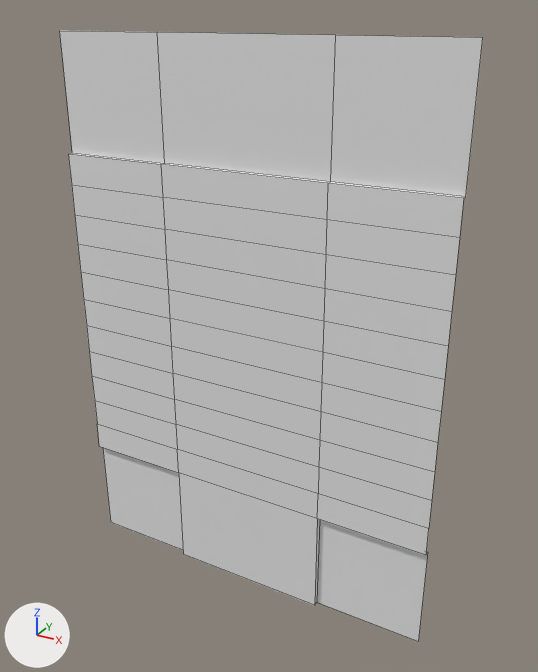
The FBX model Assets/Models/Traffic/Roads/Prop_RoadToSideRoad_T-Section.fbx, before and after one commit.
Both versions are drawn from a 50 mm camera at (19.85, -11.46, 6.03) aimed at (14.19, -1.18, 0.89). The axes (+X, +Y, +Z) are drawn at lower left. The lights are the same throughout. Mesh edges are drawn as thin lines. Where no turn or scale is listed for an object, it has been applied to the vertices.

Objects in the first picture: 'Prop_RoadToSideRoad_T-Section'.
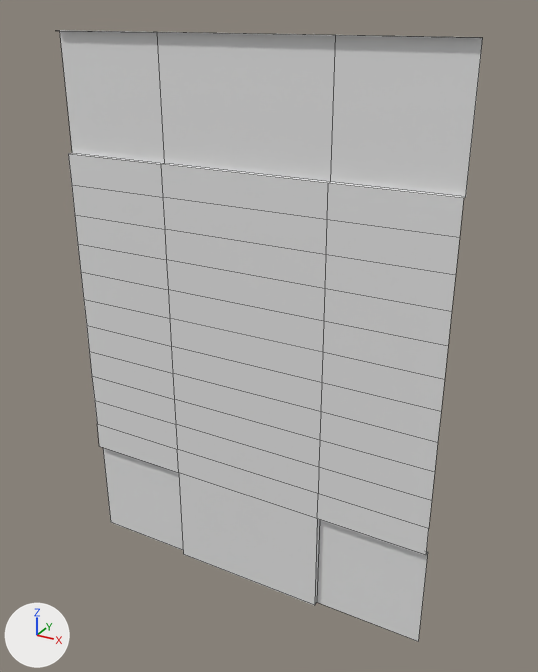
Commit message: Updated road assets

What the commit changed:
me_mesh_roadtosideroad_t_section has 66 vertices, 46 faces and spans x -7.0..0.0, y 0.0..0.1, z -5.0..5.0.
me_mesh_roadtosideroad_t_section is used by ob_prop_roadtosideroad_t_section; location (17.36, -1.51, 0.7).
Verts and faces of me_mesh_roadtosideroad_t_section; kept vertices keep their numbers, new ones are numbered from 66.
Before the commit, vertices of me_mesh_roadtosideroad_t_section: 4 (0.0, 0.1, 5.0) at pixel (482, 37), 5 (-7.0, 0.1, 5.0) at pixel (59, 30), 10 (-2.0, 0.1, 5.0) at pixel (335, 35), 14 (-5.0, 0.1, 5.0) at pixel (157, 32).
Part 1, on me_mesh_roadtosideroad_t_section:
New vertices 66 to 69 stand at vertices 4, 5, 10, 14, in that order, plus (0.0, -0.1, 0.0).
New faces: (10, 14, 69, 68), (5, 67, 69, 14), (4, 10, 68, 66) (mat_mat_sidewalk (white #e7e7e7)).

What differs and where, as boxes (x1, y1, x2, y2) in the pictures (538 x 672 px):
'Prop_RoadToSideRoad_T-Section', reshaped: before (60, 30, 483, 641); after (57, 30, 483, 641)
part 1 of me_mesh_roadtosideroad_t_section, added: after (57, 30, 480, 38)
